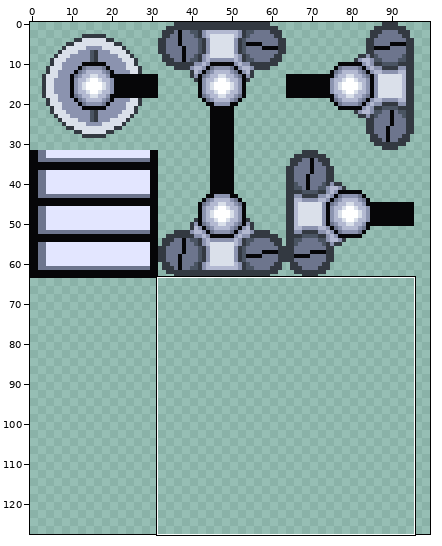
A sprite sheet gets an edit: assets/images/editorTiles.png. The picture above shows the old version from afar; the outline marks the close-up.
Close-up. Before:
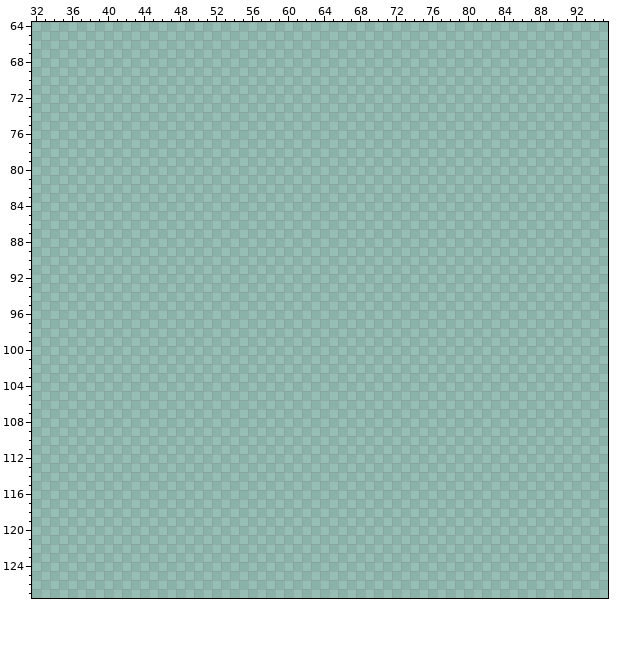
The file is 128x128 pixels. Shown: x 32..95, y 64..127. The wide view leaves out empty margins.
New version:
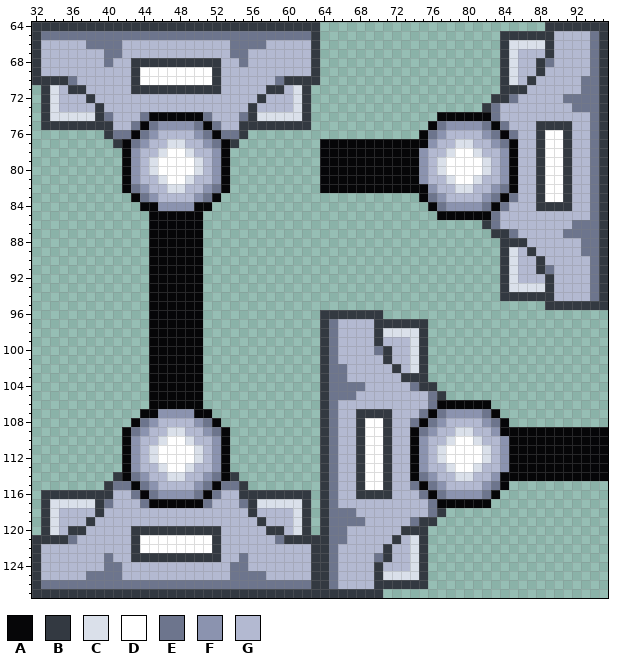
Palette (. is transparent): A #060608  B #333941  C #dae0ea  D #ffffff  E #6d758d  F #8b93af  G #b3b9d1
Commit: update editor tiles for stationary laser guns
The edit:
Changed rows in their new state; - is an unchanged pixel.
first column x 32:
 64 BBBBBBBBBBBBBBBBBBBBBBBBBBBBBBBB-------------------------BBBBBBB
 65 BEEEEEEEEEEEEEEEEEEEEEEEEEEEEEEB--------------------BBBBBBGGGGEB
 66 BGGGGGEEEEGGGGGGGGGGGGEEEEGGGGGB--------------------BCCCCBGGGGEB
 67 BGGGGGGGEEGGGGGGGGGGGGEEGGGGGGGB--------------------BCGGGBGGGGEB
 68 BGGGGGGGEGGBBBBBBBBBBGGEGGGGGGGB--------------------BCGGBEGGGGEB
 69 BGGGGGGGGGGBDDDDDDDDBGGGGGGGGGGB--------------------BCGGBGGGGGEB
 70 BBBBEGGGGGGBDDDDDDDDBGGGGGGEBBBB--------------------BCGBGGGGGEEB
 71 -BCGBBGGGGGBBBBBBBBBBGGGGGBBGCB---------------------BBBGGGGGGEEB
 72 -BCGGGBGGGGGGGGGGGGGGGGGGBGGGCB--------------------BBEGGGGGEEEEB
 73 -BCGGGGBGGGGGGGGGGGGGGGGBGGGGCB-------------------BEGGGGGGGGEEEB
 74 -BCCCCCBEGGGEAAAAAAEGGGEBCCCCCB--------------AAAAAAEGGGGGGGGGGEB
 75 -BBBBBBBBGGEAEFFFFEAEGGBBBBBBBB-------------AEFFFFEAEGGGBBBBGGEB
 76 --------BEEAEFGGGGFEAEEB-------------------AEFGGGGFEAEGGBDDBGGEB
 77 ---------BAEFGGCCGGFEAB---------AAAAAAAAAAAAFGGCCGGFEAGGBDDBGGEB
 78 ----------AFGGCDDCGGFA----------AAAAAAAAAAAFGGCDDCGGFAGGBDDBGGEB
 79 ----------AFGCDDDDCGFA----------AAAAAAAAAAAFGCDDDDCGFAGGBDDBGGEB
 80 ----------AFGCDDDDCGFA----------AAAAAAAAAAAFGCDDDDCGFAGGBDDBGGEB
 81 ----------AFGGCDDCGGFA----------AAAAAAAAAAAFGGCDDCGGFAGGBDDBGGEB
 82 ----------AEFGGCCGGFEA----------AAAAAAAAAAAAFGGCCGGFEAGGBDDBGGEB
 83 -----------AEFGGGGFEA----------------------AEFGGGGFEAEGGBDDBGGEB
 84 ------------AAFFFFAA------------------------AEFFFFEAEGGGBBBBGGEB
 85 -------------AAAAAA--------------------------AAAAAAEGGGGGGGGGGEB
 86 -------------AAAAAA-------------------------------BEGGGGGGGGEEEB
 87 -------------AAAAAA--------------------------------BBEGGGGGEEEEB
 88 -------------AAAAAA---------------------------------BBBGGGGGGEEB
 89 -------------AAAAAA---------------------------------BCGBGGGGGEEB
 90 -------------AAAAAA---------------------------------BCGGBGGGGGEB
 91 -------------AAAAAA---------------------------------BCGGBEGGGGEB
 92 -------------AAAAAA---------------------------------BCGGGBGGGGEB
 93 -------------AAAAAA---------------------------------BCCCCBGGGGEB
 94 -------------AAAAAA---------------------------------BBBBBBGGGGEB
 95 -------------AAAAAA--------------------------------------BBBBBBB
 96 -------------AAAAAA-------------BBBBBBB-------------------------
 97 -------------AAAAAA-------------BEGGGGBBBBBB--------------------
 98 -------------AAAAAA-------------BEGGGGBCCCCB--------------------
 99 -------------AAAAAA-------------BEGGGGBGGGCB--------------------
100 -------------AAAAAA-------------BEGGGGEBGGCB--------------------
101 -------------AAAAAA-------------BEGGGGGBGGCB--------------------
102 -------------AAAAAA-------------BEEGGGGGBGCB--------------------
103 -------------AAAAAA-------------BEEGGGGGGBBB--------------------
104 -------------AAAAAA-------------BEEEEGGGGGEBB-------------------
105 -------------AAAAAA-------------BEEEGGGGGGGGEB------------------
106 -------------AAAAAA-------------BEGGGGGGGGGGEAAAAAA-------------
107 ------------AAFFFFAA------------BEGGBBBBGGGEAEFFFFEA------------
108 -----------AEFGGGGFEA-----------BEGGBDDBGGEAEFGGGGFEA-----------
109 ----------AEFGGCCGGFEA----------BEGGBDDBGGAEFGGCCGGFAAAAAAAAAAAA
110 ----------AFGGCDDCGGFA----------BEGGBDDBGGAFGGCDDCGGFAAAAAAAAAAA
111 ----------AFGCDDDDCGFA----------BEGGBDDBGGAFGCDDDDCGFAAAAAAAAAAA
112 ----------AFGCDDDDCGFA----------BEGGBDDBGGAFGCDDDDCGFAAAAAAAAAAA
113 ----------AFGGCDDCGGFA----------BEGGBDDBGGAFGGCDDCGGFAAAAAAAAAAA
114 ---------BAEFGGCCGGFEAB---------BEGGBDDBGGAEFGGCCGGFAAAAAAAAAAAA
115 --------BEEAEFGGGGFEAEEB--------BEGGBDDBGGEAEFGGGGFEA-----------
116 -BBBBBBBBGGEAEFFFFEAEGGBBBBBBBB-BEGGBBBBGGGEAEFFFFEA------------
117 -BCCCCCBEGGGEAAAAAAEGGGEBCCCCCB-BEGGGGGGGGGGEAAAAAA-------------
118 -BCGGGGBGGGGGGGGGGGGGGGGBGGGGCB-BEEEGGGGGGGGEB------------------
119 -BCGGGBGGGGGGGGGGGGGGGGGGBGGGCB-BEEEEGGGGGEBB-------------------
120 -BCGBBGGGGGBBBBBBBBBBGGGGGBBGCB-BEEGGGGGGBBB--------------------
121 BBBBEGGGGGGBDDDDDDDDBGGGGGGEBBBBBEEGGGGGBGCB--------------------
122 BGGGGGGGGGGBDDDDDDDDBGGGGGGGGGGBBEGGGGGBGGCB--------------------
123 BGGGGGGGEGGBBBBBBBBBBGGEGGGGGGGBBEGGGGEBGGCB--------------------
124 BGGGGGGGEEGGGGGGGGGGGGEEGGGGGGGBBEGGGGBGGGCB--------------------
125 BGGGGGEEEEGGGGGGGGGGGGEEEEGGGGGBBEGGGGBCCCCB--------------------
126 BEEEEEEEEEEEEEEEEEEEEEEEEEEEEEEBBEGGGGBBBBBB--------------------
127 BBBBBBBBBBBBBBBBBBBBBBBBBBBBBBBBBBBBBBB-------------------------
Pixel boxes of the changes (left, top, right, bottom) in both close-ups:
added: (32, 22, 608, 598)
